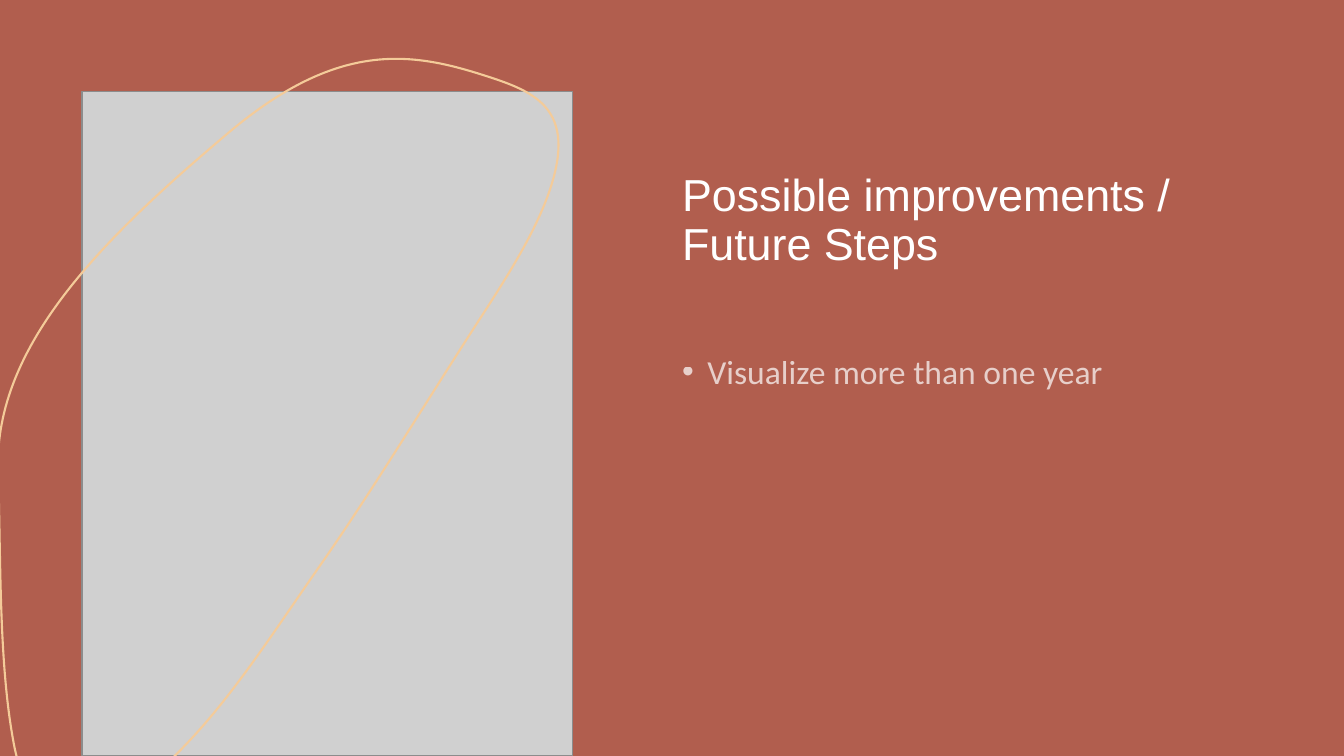
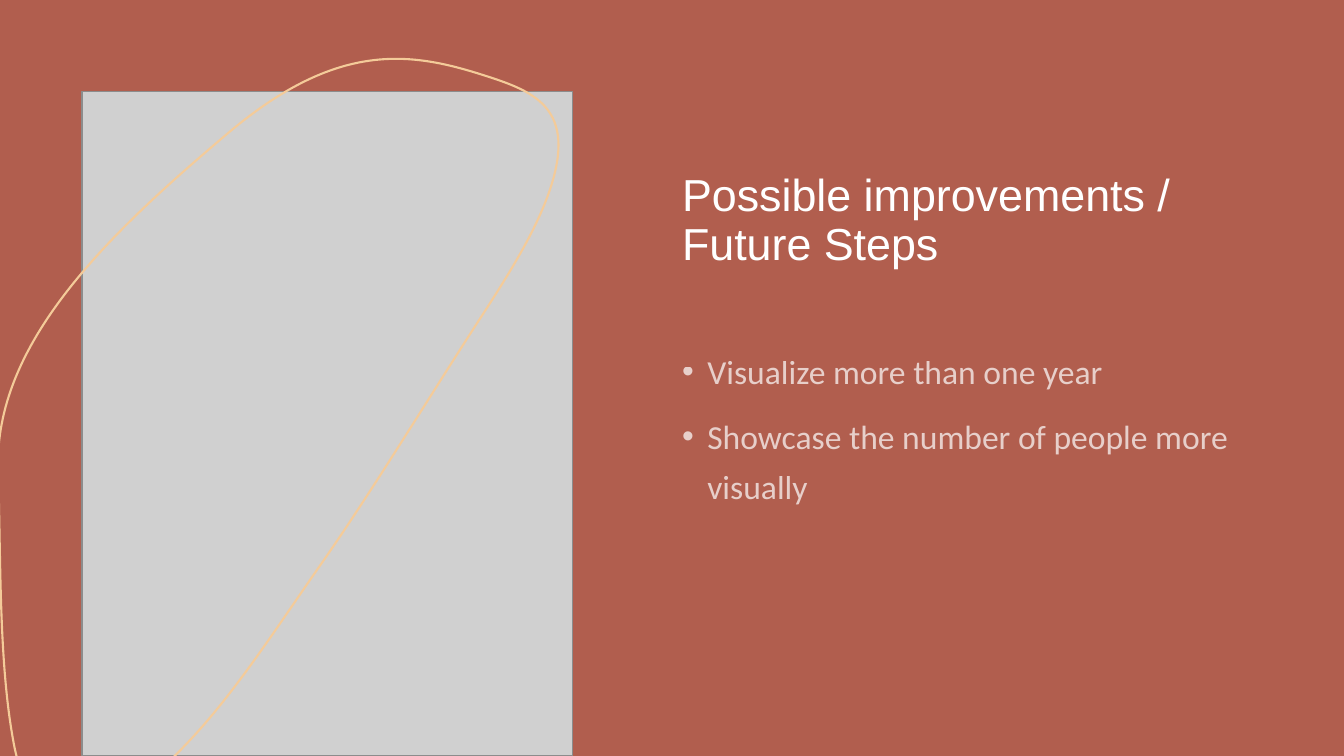
Before and after one commit to MadeByMel/geovisualisation, a slide deck: slide 7 of project_presentation.pptx. Drawn at 1344x756 pixels with LibreOffice and Linux fonts; fonts in the diff are those of the drawing; grey boxes stand for pictures. Boxes give left, top, right and bottom in pixels: in the first picture for what was removed or moved away, otherwise in the second. Text is boxed around its words. In the diff, an @@ line names an element or a change of style, - is before the commit and + after.

```diff
--- a/project_presentation.pptx
+++ b/project_presentation.pptx
@@ text at bbox=[707, 425, 1228, 505]: paragraph added @@
+• Showcase the number of people more visually
```
Also in this commit, not shown: 3 other slides changed, 2 other files.
